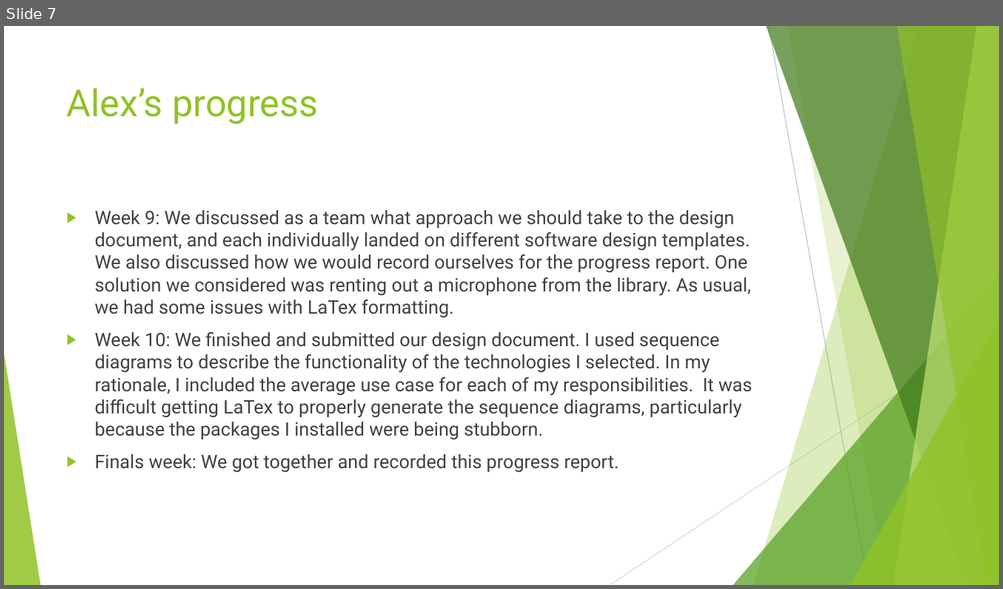
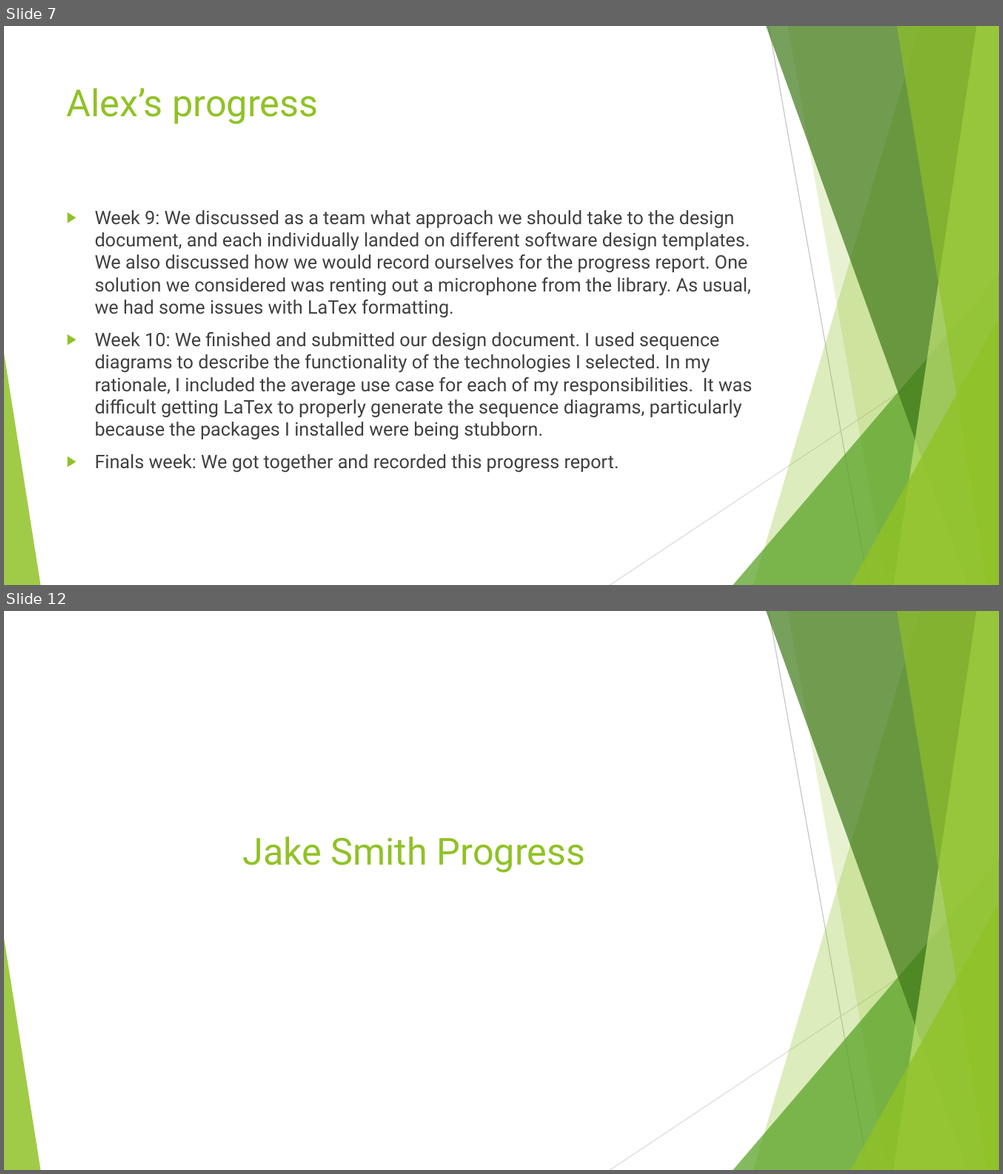
Before and after one commit to AlexDCraig/senior-capstone-project, a slide deck: progressreport/progressreport.pptx. Shown one above the other, each under a label of ours: slide 7 before the commit, slides 7 and 12 after it; the slides between them are not shown. The pictures are 1003x589 and 1003x1174 pixels, drawn with LibreOffice and Linux fonts; fonts in the diff are those of the drawing. Boxes give left, top, right and bottom in pixels: in the first picture for what was removed or moved away, otherwise in the second. Text is boxed around its words. In the diff, an @@ line names an element or a change of style, - is before the commit and + after.

```diff
--- a/progressreport/progressreport.pptx
+++ b/progressreport/progressreport.pptx
@@ slide 12 added at box(4, 611, 999, 1170), background #FFFFFF; not listed: 10 template elements that a slide beside it also shows @@
@@ title added at box(242, 837, 586, 873), 36 pt, text #90C226 @@
+Jake Smith Progress
```
Also in this commit, not shown: 1 slide changed, 7 other slides added, 1 other file.
